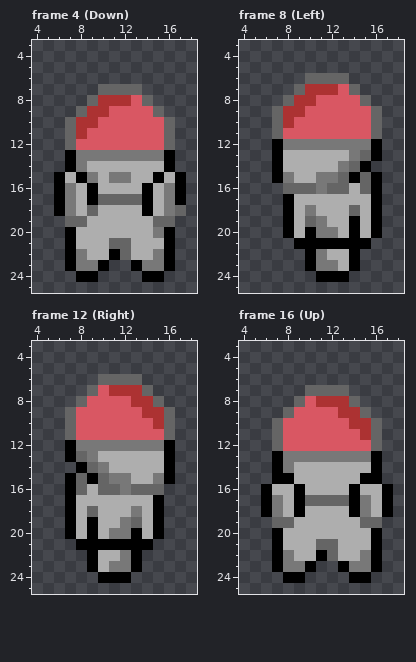
A pixel-art file gets an edit: Dungeon-Crawler (Godot)/dungeonCrawlerAssets/rougeClass.aseprite. Above, as it was before the edit.
24x30 pixels, 16 frames. Colours within 5 levels of each other are drawn and written as one. Shown: frame 4 (Down): x 4..18, y 3..25; frame 8 (Left): x 4..18, y 3..25; frame 12 (Right): x 4..18, y 3..25; frame 16 (Up): x 4..18, y 3..25.
The same view after the edit:
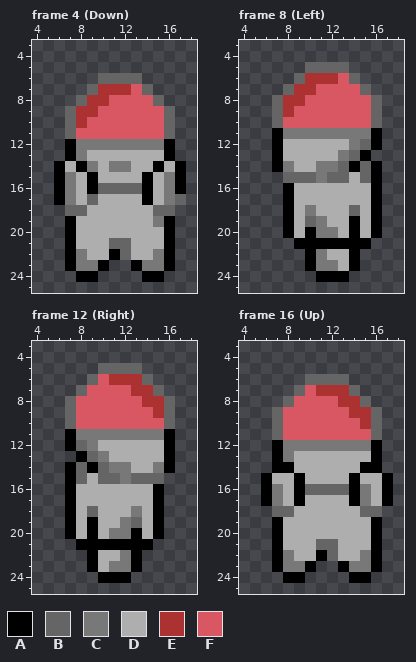
Palette (. is transparent): A #000000  B #656565  C #787878  D #aeaeae  E #ac3232  F #d95763
Difference:
Frame 4 (Down):
y 6: x 10..13 .... -> BBBB
y 7: x 9..14 .BBBB. -> BEEEFB
y 8: x 8..9 .B -> BE; x 11..12 EE -> FF; x 14..15 B. -> FB
y 9: x 7..8 .B -> BE; x 10 E -> F; x 15..16 B. -> FB
y 10: x 9 E -> F
y 11: x 8 E -> F
y 12: x 7..16 BFFFFFFFFB -> ACCCCCCCCA
y 13: x 9..15 CCCCCCC -> DDDDDDD
y 14: x 6..9 .ACD -> ADAC; x 11..12 DD -> CC; x 15..17 DA. -> ADA
y 15: x 7..9 DAC -> CDA; x 11..12 CC -> DD; x 14..16 DAD -> ADC
y 16: x 10..13 DDDD -> BBBB
y 17: x 9..13 ABBBB -> BDDDD; x 17 A -> B
y 18: x 6..9 ACDB -> .BBD; x 14..17 ADCB -> DBB.
y 19: x 7..8 BB -> AD; x 15..16 BB -> CA
y 20: x 15 C -> D
Frame 8 (Left):
y 5: x 10..13 .... -> BBBB
y 6: x 9..14 .BBBB. -> BEEEFB
y 7: x 8..9 .B -> BE; x 11..12 EE -> FF; x 14..15 B. -> FB
y 8: x 7..8 .B -> BE; x 10 E -> F; x 15..16 B. -> FB
y 9: x 9 E -> F
y 10: x 8 E -> F
y 11: x 7..16 BFFFFFFFFB -> ACCCCCCCCA
y 12: x 8..13 CCCCCC -> DDDDDD; x 15 C -> B
y 13: x 13..16 DCBA -> CBA.
y 14: x 8 D -> C; x 11..16 DDCBA. -> CCBABA
y 15: x 7..10 ACDD -> .BBB; x 12 C -> B; x 14 A -> D
y 16: x 8..13 BBBCBB -> ADDDDD; x 15 B -> D
Frame 12 (Right):
y 5: x 10..13 .... -> BBBB
y 6: x 9..14 .BBBB. -> BFEEEB
y 7: x 8..9 .B -> BF; x 11..12 EE -> FF; x 14..15 B. -> EB
y 8: x 7..8 .B -> BF; x 13 E -> F; x 15..16 B. -> EB
y 9: x 14 E -> F
y 10: x 15 E -> F
y 11: x 7..16 BFFFFFFFFB -> ACCCCCCCCA
y 12: x 8 C -> B; x 10..15 CCCCCC -> DDDDDD
y 13: x 7..10 ABCD -> .ABC
y 14: x 7..12 .ABCDD -> ABABCC; x 15 D -> C
y 15: x 9 A -> D; x 11 C -> B; x 13..16 DDCA -> BBB.
y 16: x 8 B -> D; x 10..15 BBCBBB -> DDDDDA
Frame 16 (Up):
y 6: x 10..13 .... -> BBBB
y 7: x 9..14 .BBBB. -> BFEEEB
y 8: x 8..9 .B -> BF; x 11..12 EE -> FF; x 14..15 B. -> EB
y 9: x 7..8 .B -> BF; x 13 E -> F; x 15..16 B. -> EB
y 10: x 14 E -> F
y 11: x 15 E -> F
y 12: x 7..16 BFFFFFFFFB -> ACCCCCCCCA
y 13: x 9..15 CCCCCCC -> DDDDDDD
y 14: x 8 C -> A; x 15 D -> A
y 15: x 6..9 .AAD -> ADDA; x 14..17 DAA. -> ADDA
y 16: x 7 D -> C; x 10..13 DDDD -> BBBB; x 15 D -> C
y 17: x 10..13 BBBB -> DDDD
y 18: x 6..9 ACDA -> .BBD; x 14..17 ACDA -> DBB.
y 19: x 7..8 BB -> AD; x 15..16 BB -> DA
Where, in picture pixels (left, top, right, bottom), the same in both pictures:
changed: (54, 73, 186, 238)
changed: (272, 62, 382, 194)
changed: (65, 363, 175, 495)
changed: (261, 374, 393, 528)
